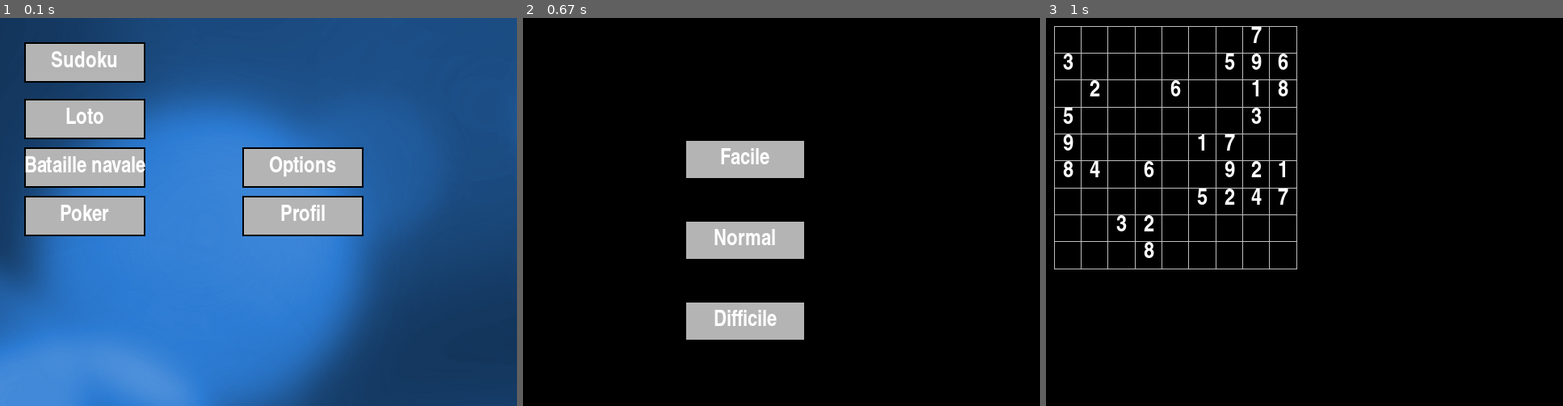
Above: before the commit, frames 1-3 (left to right).
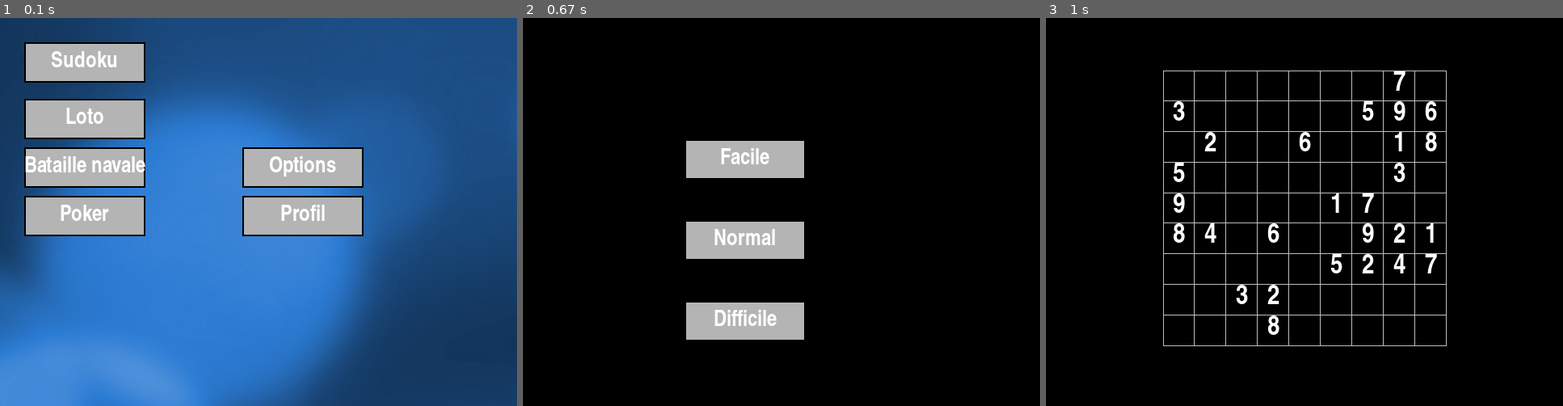
Above: after the commit, the same moments.

Repository: erwandemerville/4Games
Game: pygame game, started from src/main.py
Two runs of this game, one before a commit and one after it. Both use one fixed random seed, a clock stepped at 60 frames per second and the inputs below.
Inputs (mouse positions are in pixels of both pictures, inside the frame that each line leads up to):
- Up to frame 1 (0.1 s): no input
- Up to frame 2 (0.67 s): click (605, 60) at 0.38 s
- Up to frame 3 (1 s): click (1304, 235) at 0.8 s

Frames 1-2 are identical in both runs. In frame 3, 7.2% of the frame differs, in the area x 1-78%, y 2-85%.

Commit message:
ajout de la classe PartieG
La classe PartieG permet d'utiliser le Sudoku en mode Graphique

Diff:
--- a/src/Sudoku/__init__.py
+++ b/src/Sudoku/__init__.py
@@ -507,7 +507,7 @@
             self.niveau = self.choixniveau_gui(frame, boutons)
 
     def creerGrille(self, niveau):
-        self.grille_jeu = Grille(9, 9, 10, 10, 310, 310, Sudoku_Case)
+        self.grille_jeu = Grille(9, 9, 145, 65, 495, 405, Sudoku_Case)
         #self.liste_numeros_init = GrillesDeJeu.generer_grille(self.grille_jeu, niveau)
         #self.liste_numeros_init = grilleGenerator.generer(self.grille_jeu, niveau)
         self.liste_numeros_init = GrillesDeJeu.get_grille(niveau, self.grille_jeu)
